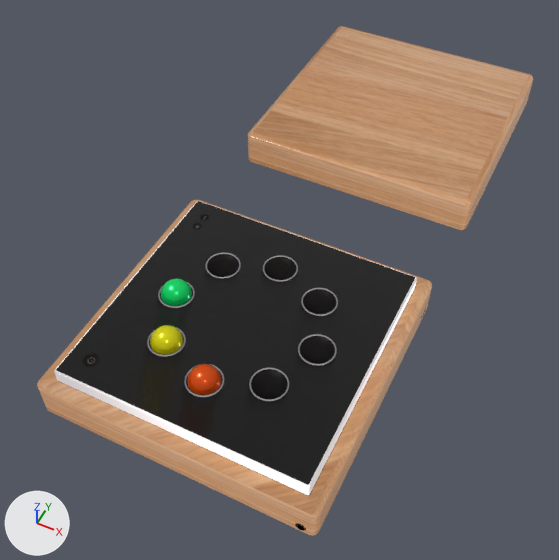
One commit to the glTF model src/app/static/Boitier_Oos/Boitier_Oos.gltf: the scene before it, then after it.
Rendered twice from a 50 mm lens placed at (0.125, -0.21, 0.335), pointed at (-0.012, 0.062, -0.006). Lighting does not change. The marker at lower left points along +X, +Y and +Z. Where no turn or scale is listed for an object, it has been applied to the vertices.

Objects in the first picture: 'Bandeau_LED', 'Bas_final', 'Couvercle_final', 'Oo_1', 'Oo_2', 'Oo_3'.
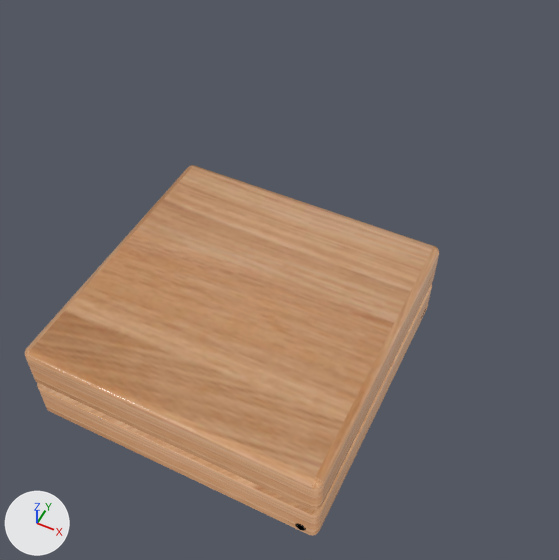
Changed parts and their boxes (x1, y1, x2, y2) in the pictures (559 x 560 px):
```json
{"object": "Couvercle_final", "change": "moved", "before": [248, 26, 533, 230], "after": [25, 165, 439, 510]}
{"object": "Oo_3", "change": "deleted", "before": [187, 364, 222, 395], "on screen": "orange"}
{"object": "Oo_2", "change": "deleted", "before": [150, 325, 183, 355], "on screen": "yellow"}
{"object": "Oo_1", "change": "deleted", "before": [161, 278, 192, 306], "on screen": "green"}
{"object": "Bas_final", "change": "unchanged, covered by the edit", "before": [37, 199, 432, 536], "after": [37, 284, 432, 536]}
{"object": "Bandeau_LED", "change": "unchanged, covered by the edit", "before": [54, 201, 417, 495]}
```

Scene script edits in JSON lines:
```json
{"op": "set", "path": "ob_couvercle_final.location", "old": "(0.0, 0.2148, -0.0247)", "new": "(0.0, 0.0, 0.0)"}
{"op": "remove", "block": "ob_oo_1", "code": ["ob_oo_1 = bpy.data.objects.new('Oo_1', me_oo_1)", "ob_oo_1.location = (-0.04, 0.0, 0.0308)"]}
{"op": "remove", "block": "ob_oo_2", "code": ["ob_oo_2 = bpy.data.objects.new('Oo_2', me_oo_2)", "ob_oo_2.location = (-0.0281, -0.0284, 0.0308)"]}
{"op": "remove", "block": "ob_oo_3", "code": ["ob_oo_3 = bpy.data.objects.new('Oo_3', me_oo_3)", "ob_oo_3.location = (0.0003, -0.0403, 0.0308)"]}
```
